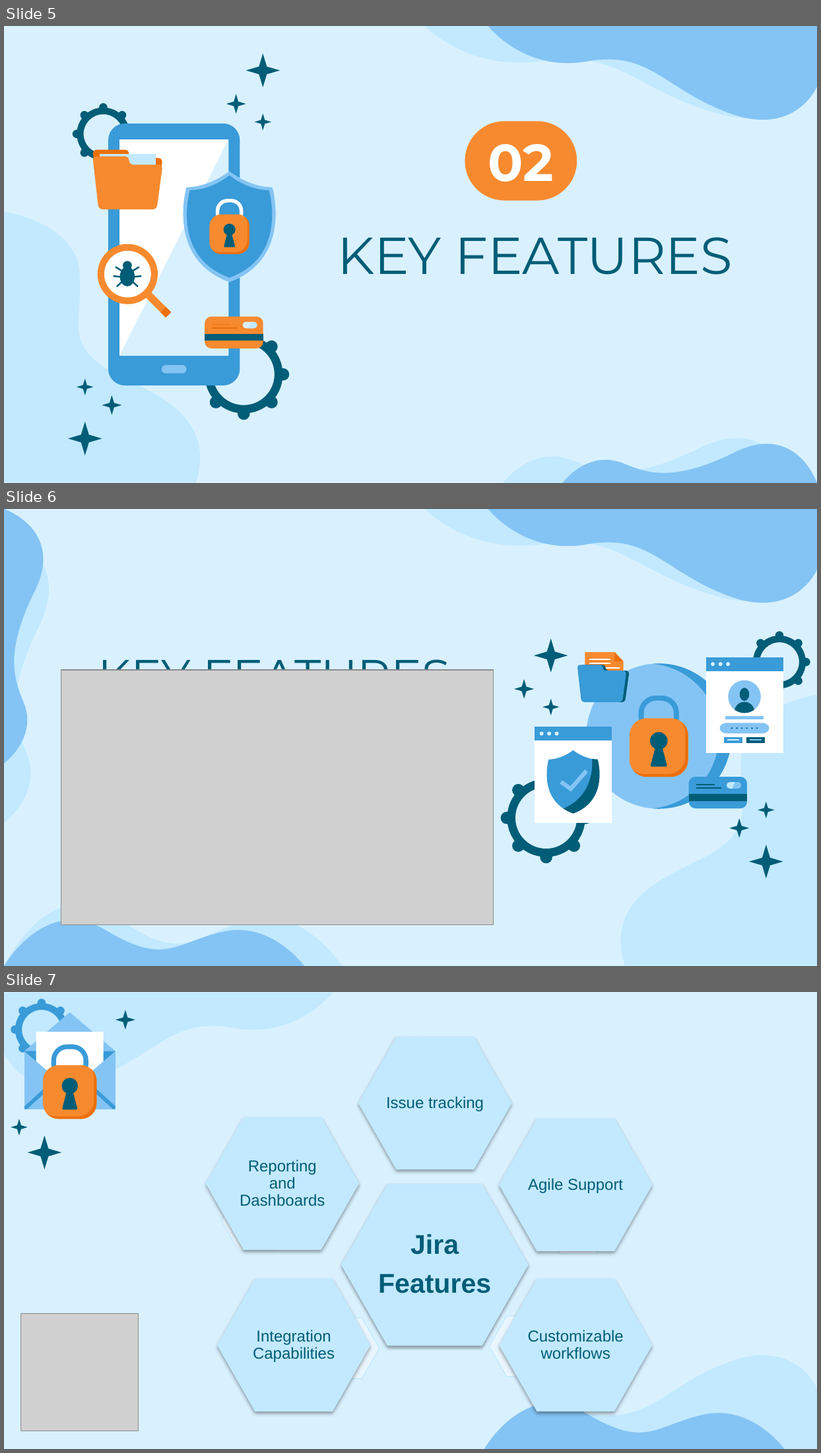
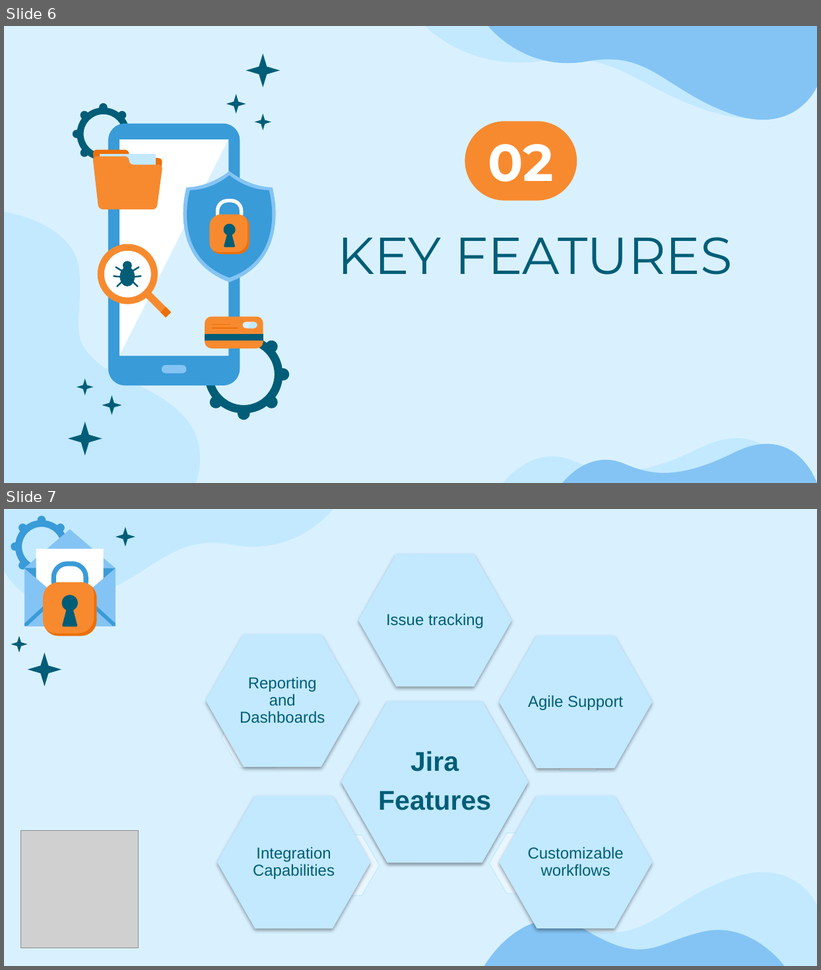
Before and after one commit to nguyenhoang4875/SavingFiles, a slide deck: JiraForSoftwareDevelopment2.pptx. Shown one above the other, each under a label of ours: slides 5, 6 and 7 before the commit, slides 6 and 7 after it. The pictures are 821x1453 and 821x970 pixels, drawn with LibreOffice and Linux fonts; fonts in the diff are those of the drawing; grey boxes stand for pictures. Boxes give left, top, right and bottom in pixels: in the first picture for what was removed or moved away, otherwise in the second. Text is boxed around its words. In the diff, an @@ line names an element or a change of style, - is before the commit and + after.

```diff
--- a/JiraForSoftwareDevelopment2.pptx
+++ b/JiraForSoftwareDevelopment2.pptx
@@ slide 6 removed at [4,509,817,966], background #D9F1FF; not listed: 2 template elements that a slide beside it also shows @@
@@ freeform shape removed at [5,509,44,763] @@
@@ freeform shape removed at [4,531,48,823] @@
@@ title removed at [98,648,451,671] @@
-KEY FEATURES
@@ picture removed at [61,670,492,925] @@
@@ freeform shape removed at [601,695,817,966] @@
@@ group removed at [501,631,811,879]: 60 freeform shapes @@
@@ freeform shape removed at [4,870,343,966] @@
@@ freeform shape removed at [4,894,305,966] @@
@@ what was slide 5 is now slide 6 @@
```
Also in this commit, not shown: 1 slide changed, 1 slide added, 1 other slide removed.
